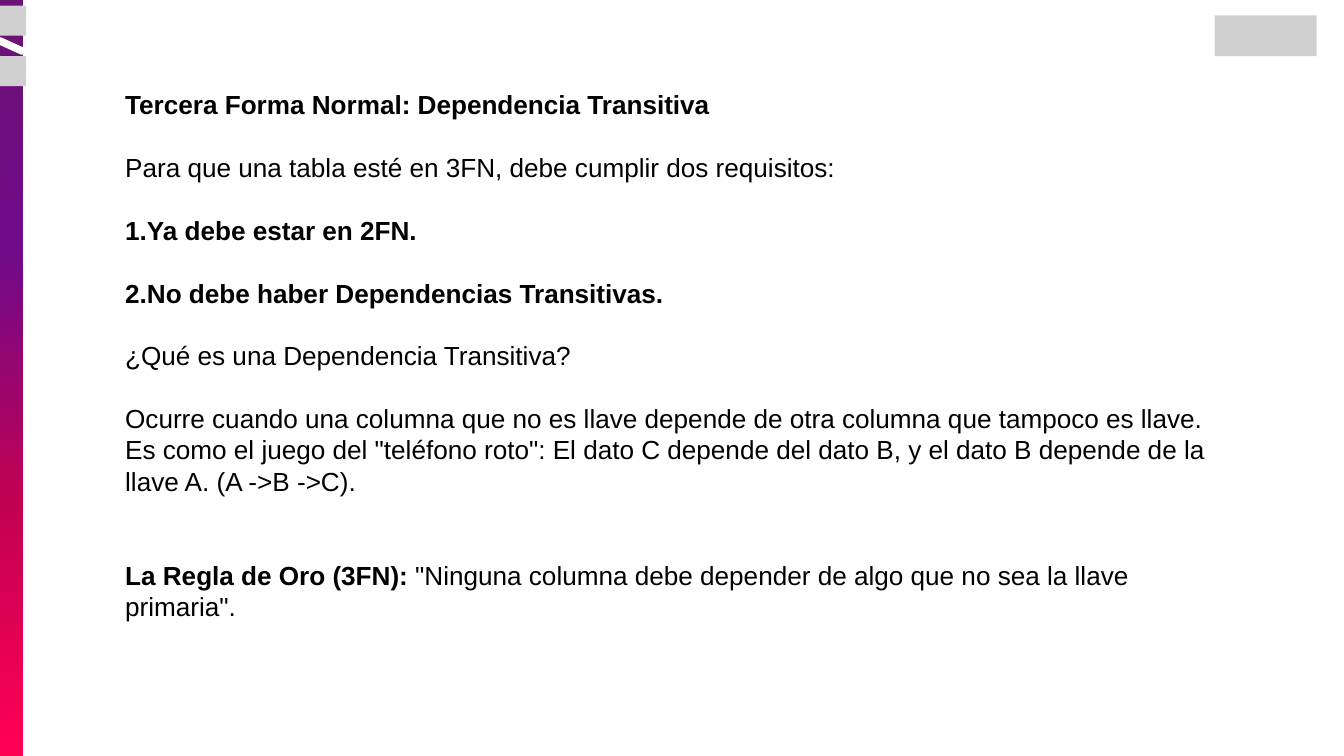
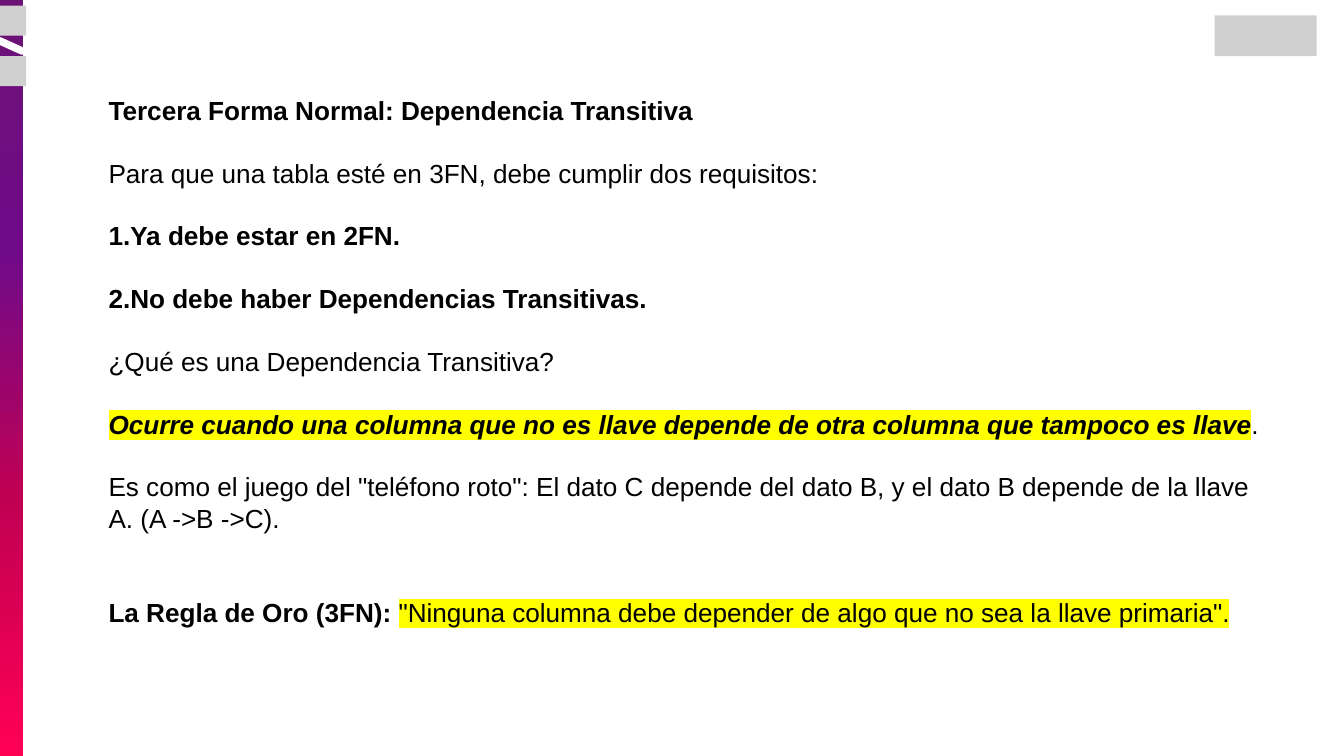
Before and after one commit to Armosque/curso-ingenieria-de-datos, a slide deck: slide 71 of modulo-02_bases_datos/01_BD Relacionales - Postgres/clases/03_Diseño Relacional.pptx (slide 70 before the commit). Drawn at 1344x756 pixels with LibreOffice and Linux fonts; fonts in the diff are those of the drawing; grey boxes stand for pictures. Boxes give left, top, right and bottom in pixels: in the first picture for what was removed or moved away, otherwise in the second. Text is boxed around its words. In the diff, an @@ line names an element or a change of style, - is before the commit and + after.

```diff
--- a/modulo-02_bases_datos/01_BD Relacionales - Postgres/clases/03_Diseño Relacional.pptx
+++ b/modulo-02_bases_datos/01_BD Relacionales - Postgres/clases/03_Diseño Relacional.pptx
@@ text "Tercera Forma Normal: Dependencia Transitiva": place and size @@
-text "Tercera Forma Normal: Dependencia Transitiva" at (125, 95, 1204, 622)
+text "Tercera Forma Normal: Dependencia Transitiva" at (109, 101, 1258, 628)
@@ text at (109, 412, 1258, 628): highlight none to #FFFF00 in "Ocurre cuando una columna que no es ...", ""Ninguna columna debe depender de algo que ..."; bold on, italic on in "Ocurre cuando una columna que no es ..." @@
```
Also in this commit, not shown: 17 other slides changed, 1 slide added, 1 other file.
